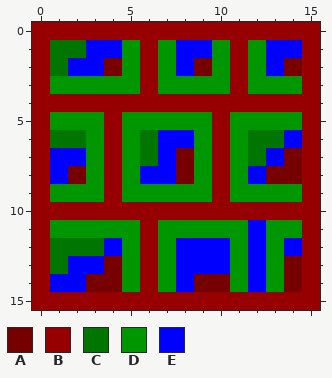
Edited in one commit: pixel-art file (Resources/Tiles/Old Dungeon/New New Bricks.ase). The picture above was drawn from the file before the commit.
16x16 pixels, 1 frame.
Palette (. is transparent): A #760000  B #960000  C #007600  D #009600  E #0000ff
And afterwards:
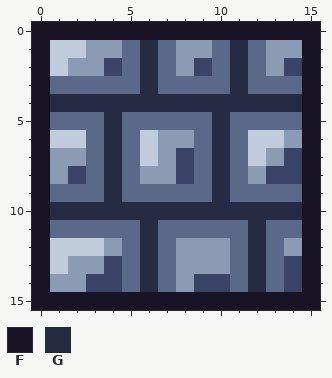
Colours new in this view: F #181425  G #262b44
Edits made:
layer "Normals" now hidden
colour A: #760000 -> #3a4466
colour C: #007600 -> #c0cbdc
colour D: #009600 -> #5a6988
colour E: #0000ff -> #8b9bb4
y 0: x 0..15 BBBBBBBBBBBBBBBB -> FFFFFFFFFFFFFFFF
y 1..3: x 0 B -> F; x 6 B -> G; x 11 B -> G; x 15 B -> F
y 4: x 0..15 BBBBBBBBBBBBBBBB -> FGGGGGGGGGGGGGGF
y 5..9: x 0 B -> F; x 4 B -> G; x 10 B -> G; x 15 B -> F
y 10: x 0..15 BBBBBBBBBBBBBBBB -> FGGGGGGGGGGGGGGF
y 11..14: x 0 B -> F; x 6 B -> G; x 12 E -> G; x 15 B -> F
y 15: x 0..15 BBBBBBBBBBBBBBBB -> FFFFFFFFFFFFFFFF
